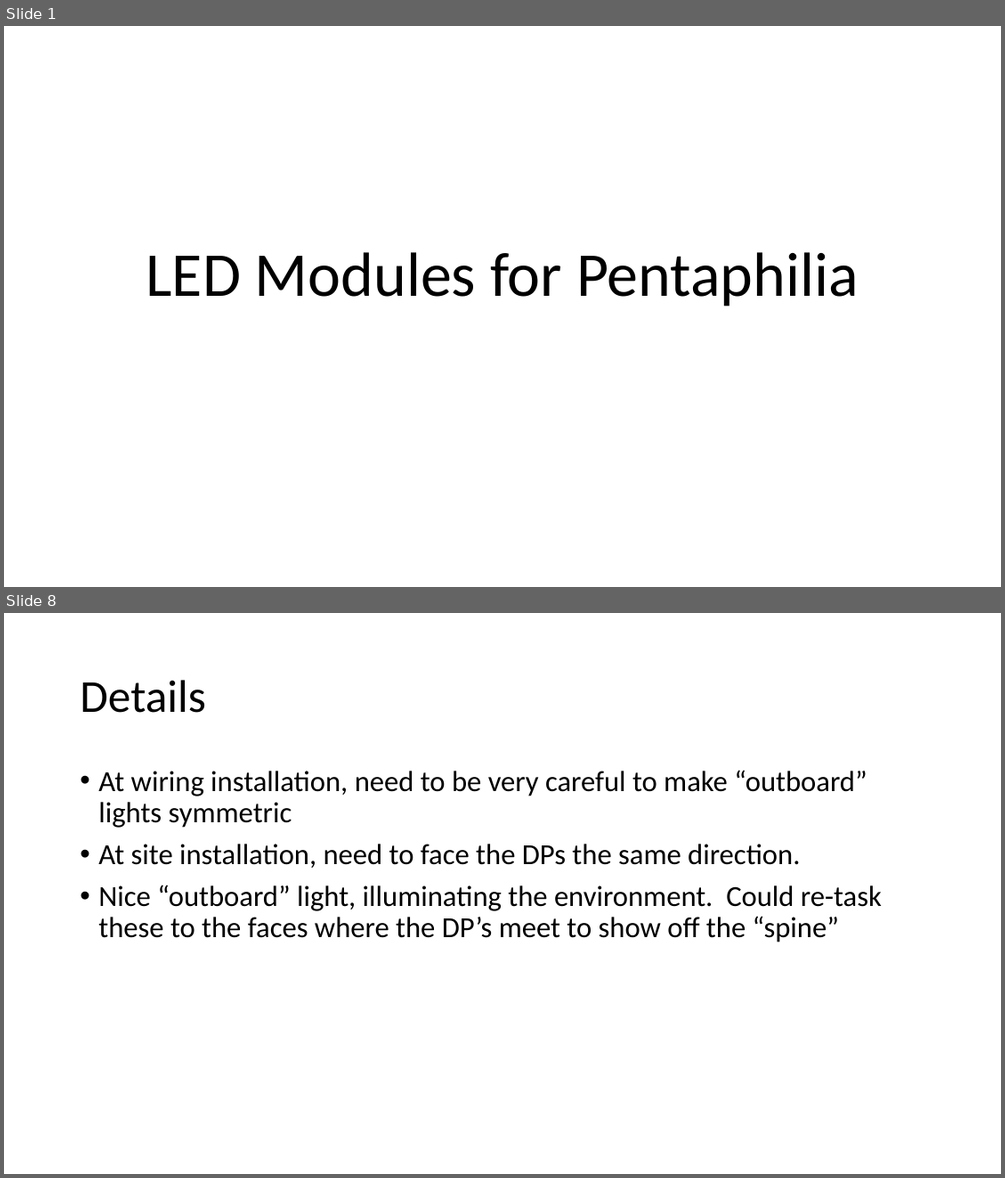
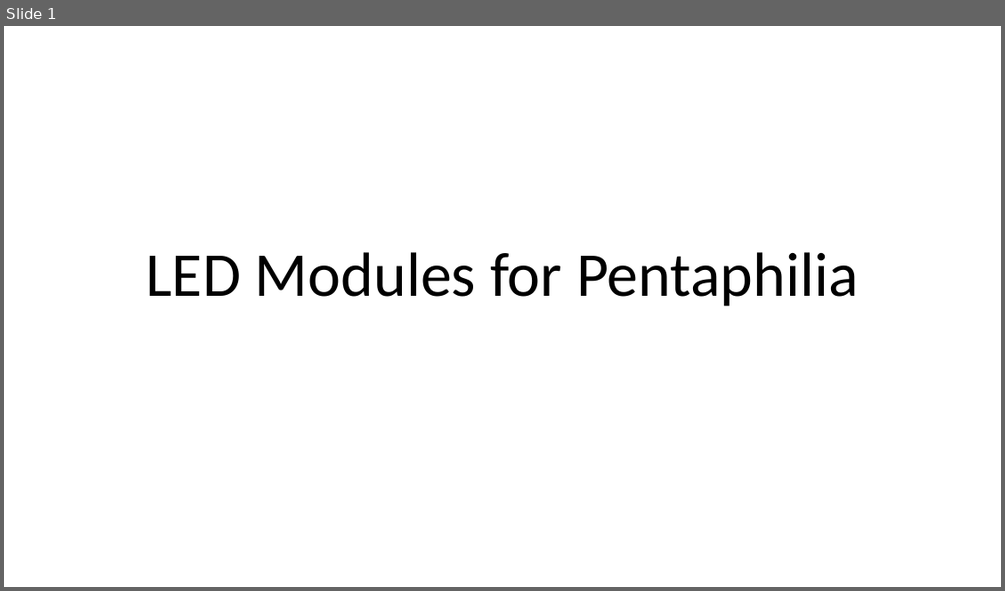
Before and after one commit to the-magister/pentaphilia, a slide deck: LED Modules for Pentaphilia.pptx. Shown one above the other, each under a label of ours: slides 1 and 8 before the commit, slide 1 after it; the slides between them are not shown. The pictures are 1005x1178 and 1005x591 pixels, drawn with LibreOffice and Linux fonts; fonts in the diff are those of the drawing. Boxes give left, top, right and bottom in pixels: in the first picture for what was removed or moved away, otherwise in the second. Text is boxed around its words. In the diff, an @@ line names an element or a change of style, - is before the commit and + after.

Commit message:
post lighting test 20 Mar 2017

```diff
--- a/LED Modules for Pentaphilia.pptx
+++ b/LED Modules for Pentaphilia.pptx
@@ slide 8 removed at <box>4,613,1001,1174</box>, background #FFFFFF @@
@@ title removed at <box>80,680,206,713</box> @@
-Details
@@ text removed at <box>98,770,882,942</box> @@
-• At wiring installation, need to be very careful to make “outboard” lights symmetric
-• At site installation, need to face the DPs the same direction.
-• Nice “outboard” light, illuminating the environment. Could re-task these to the faces where the DP’s meet to show off the “spine”
```
Also in this commit, not shown: 5 slides added, 6 other slides removed, 3 other files.
